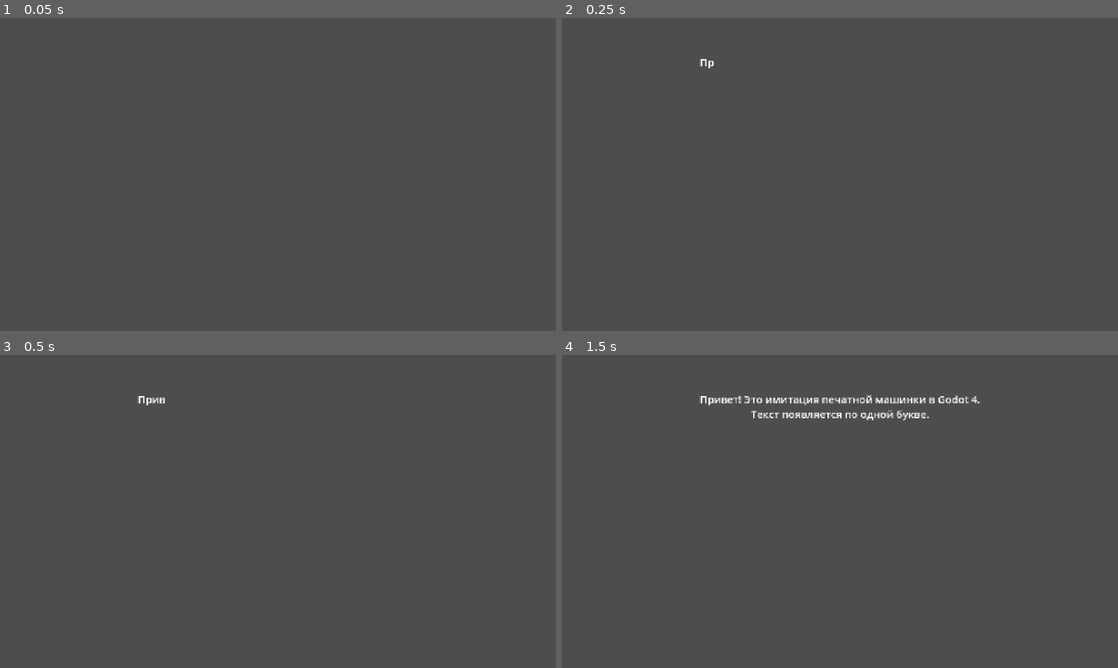
Above: before the commit, frames 1-4 (two rows, left to right).
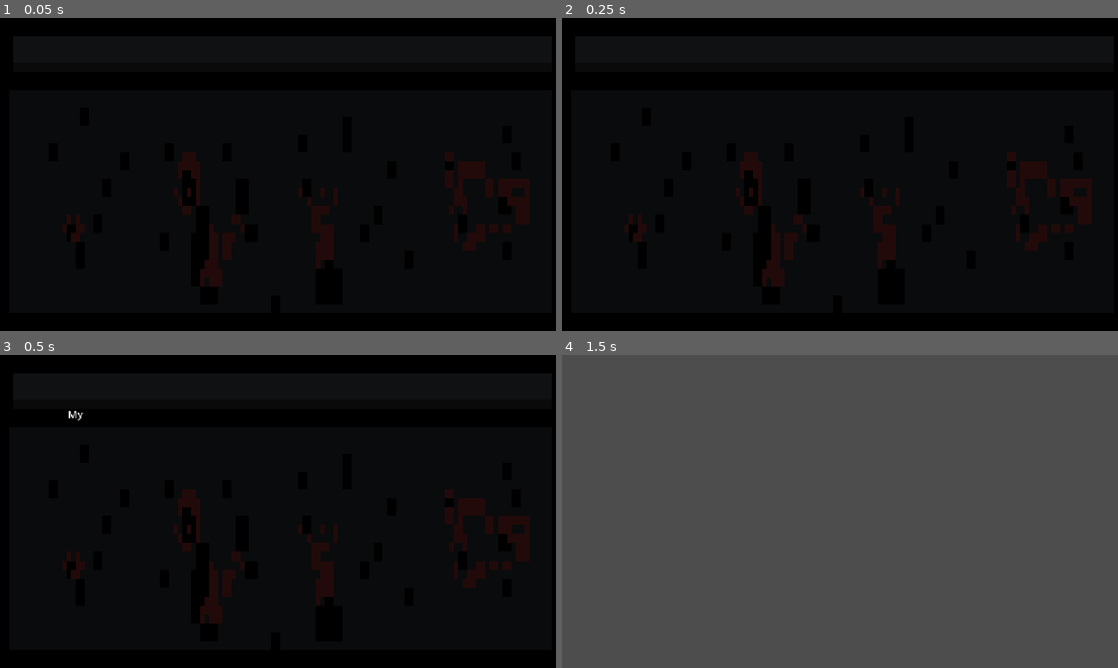
Above: after the commit, the same moments.

Repository: JoshuaWe1t/death-camp
Game: Godot game, scene res://scenes/intro/typewriter_scene.tscn
Same seed, same stepped clock (60 frames per second), same inputs: the game is played once before the commit and once after it. The project has no main scene, so this scene is started directly. Sound files missing from this copy of the repository are replaced by a short silence.
Inputs (mouse positions are in pixels of both pictures, inside the frame that each line leads up to):
- Up to frame 1 (0.05 s): no input
- Up to frame 2 (0.25 s): no input
- Up to frame 3 (0.5 s): no input
- Up to frame 4 (1.5 s): tap Enter at 0.5 s; move the mouse to (962, 495) at 0.52 s; press the mouse at (962, 495) at 0.53 s; tap Space (SPACE) at 0.8, 1.25, 1.35 s; move the mouse to (728, 527) at 1.27 s; release the mouse at (728, 527) at 1.28 s

The runs differ from the first frame. In frame 1, 100% of the frame differs, in the area x 0-100%, y 0-100%; in frame 2, 100%; in frame 3, 100%; in frame 4, 1.1%.

Commit message:
feat: Обновить сцену старта игры
-- Добавлена глобальная локализация
-- Добавлены стартовые тексты
-- Добавлена подсказка для игрока

Diff:
--- a/scenes/intro/typewriter_scene.gd
+++ b/scenes/intro/typewriter_scene.gd
@@ -1,16 +1,46 @@
 extends Control
+
+const MAIN_GAME = preload("res://scenes/levels/test/main.tscn")
+
+signal show_hint_start_game()
 
 @onready var rich_text_label: RichTextLabel = $MarginContainer/RichTextLabel
 @onready var timer: Timer = $Timer
+@onready var hint: Label = $Hint
+@onready var timer_hint: Timer = $TimerHint
+
+var hint_tween: Tween
+var is_text_skipped: bool = false
+
+var lang = Global.lang
+
+# Текст, который мы хотим напечатать
+var text_to_type = {
+	"rus": """
+	Жертва родителей подарила мне фальшивые документы и шанс выжить в разгар чисток. Годами я прятался у всех на виду под маской верного офицера, но новые проверки прижали меня к стенке. Единственным шансом избежать неминуемой казни стало назначение комендантом в заброшенный лагерь.
+
+	Я бежал сюда ради спасения, но шагнул в худший кошмар. Смертельная угроза не отступила — она дышит мне в спину каждым шагом и каждым доносом. Здесь, среди ржавой проволоки и чужой агонии, воздух пропитан не только ужасом: сама тьма этого места шепчет о сделках, способных подарить спасение ценой чужих душ.
+
+	Приказ подписан. И это определенно был ПЛОХОЙ ПЛАН.
+	""",
+	"eng": """
+	My parents sacrificed everything to buy me forged papers and a chance to survive the purges. For years, I hid in plain sight as a dutiful officer, until ruthless audits backed me into a corner. My only desperate escape from the gallows was accepting command over an abandoned camp.
+
+	I fled here to survive, only to step into an even darker nightmare. Doom is still breathing down my neck, waiting for a single misstep. Yet behind the rusted barbed wire, fear isn't the only thing lingering in the cold: something ancient and unnatural stirs in the shadows, offering salvation in exchange for the souls of the condemned.
+
+	The order is signed. Truly a BAD PLAN.
+	"""
+}
 
 
-# Текст, который мы хотим напечатать
-var text_to_type = "Привет! Это имитация печатной машинки в Godot 4.\nТекст появляется по одной букве."
 
 
 func _ready():
+	show_hint_start_game.connect(_on_show_hint_start_game)
+
+	hint.modulate.a = 0.0 # Изначально делаем надпись прозрачной
 	# Инициализируем текст, но скрываем все символы
-	rich_text_label.text = text_to_type
+	rich_text_label.text = text_to_type.get(lang)
 	rich_text_label.visible_characters = 0
 
 	# Настраиваем и запускаем таймер
@@ -38,7 +68,37 @@
 
 func _input(event):
 	# Если игрок нажимает левую кнопку мыши
-	if event is InputEventMouseButton and event.pressed and event.button_index == MOUSE_BUTTON_LEFT:
+	#if event is InputEventMouseButton and event.pressed and event.button_index == MOUSE_BUTTON_LEFT:
+	if event.is_action_pressed("LBM"):
+		is_text_skipped = true
 		# Сразу показываем весь текст и останавливаем таймер
 		rich_text_label.visible_characters = rich_text_label.text.length()
 		timer.stop()
+		show_hint_start_game.emit()
+
+	if event.is_action_pressed("SPACE") and is_text_skipped:
+		print("Переход в игру")
+		get_tree().change_scene_to_packed(MAIN_GAME)
+
+
+func _animate_hint() -> void:
+	# Останавливаем предыдущую анимацию, если она была
+	if hint_tween:
+		hint_tween.kill()
+
+	# Создаем бесконечно зацикленный Tween для мигания
+	hint_tween = create_tween().set_loops()
+
+	# Плавное появление (альфа становится 1.0 за 1 секунду)
+	hint_tween.tween_property(hint, "modulate:a", 1.0, 1.0)
+
+	# Плавное растворение (альфа становится 0.0 за 1 секунду)
+	hint_tween.tween_property(hint, "modulate:a", 0.0, 1.0)
+
+
+func _on_timer_hint_timeout() -> void:
+	_animate_hint()
+
+
+func _on_show_hint_start_game() -> void:
+	hint.text = "Press [Space] to Start"
--- a/scenes/intro/typewriter_scene.tscn
+++ b/scenes/intro/typewriter_scene.tscn
@@ -1,6 +1,7 @@
-[gd_scene load_steps=3 format=3 uid="uid://bnpsqi3w532l0"]
+[gd_scene load_steps=4 format=3 uid="uid://bnpsqi3w532l0"]
 
 [ext_resource type="Script" uid="uid://d141is7a8h48m" path="res://scenes/intro/typewriter_scene.gd" id="1_qq6k0"]
+[ext_resource type="Texture2D" uid="uid://bpmapl6vc6rd2" path="res://assets/textures/menu/menu-letter.png" id="2_0qlwx"]
 [ext_resource type="AudioStream" uid="uid://gosmhlpo2eh5" path="res://assets/audio/sfx/typewriter.wav" id="2_sgudx"]
 
 [node name="TypewriterScene" type="Control"]
@@ -11,6 +12,15 @@
 grow_horizontal = 2
 grow_vertical = 2
 script = ExtResource("1_qq6k0")
+
+[node name="TextureRect" type="TextureRect" parent="."]
+layout_mode = 1
+anchors_preset = 15
+anchor_right = 1.0
+anchor_bottom = 1.0
+grow_horizontal = 2
+grow_vertical = 2
+texture = ExtResource("2_0qlwx")
 
 [node name="MarginContainer" type="MarginContainer" parent="."]
 layout_mode = 1
@@ -45,3 +55,28 @@
 
 [node name="AudioStreamPlayer" type="AudioStreamPlayer" parent="."]
 stream = ExtResource("2_sgudx")
+
+[node name="Hint" type="Label" parent="."]
+layout_mode = 1
+anchors_preset = 7
+anchor_left = 0.5
+anchor_top = 1.0
+anchor_right = 0.5
+anchor_bottom = 1.0
+offset_left = -178.0
+offset_top = -23.0
+offset_right = 178.0
+grow_horizontal = 2
+grow_vertical = 0
+theme_override_colors/font_color = Color(1, 1, 0.49019608, 1)
+theme_override_font_sizes/font_size = 12
+text = "Left-click to reveal full text"
+horizontal_alignment = 1
+vertical_alignment = 1
+
+[node name="TimerHint" type="Timer" parent="."]
+wait_time = 3.0
+one_shot = true
+autostart = true
+
+[connection signal="timeout" from="TimerHint" to="." method="_on_timer_hint_timeout"]
